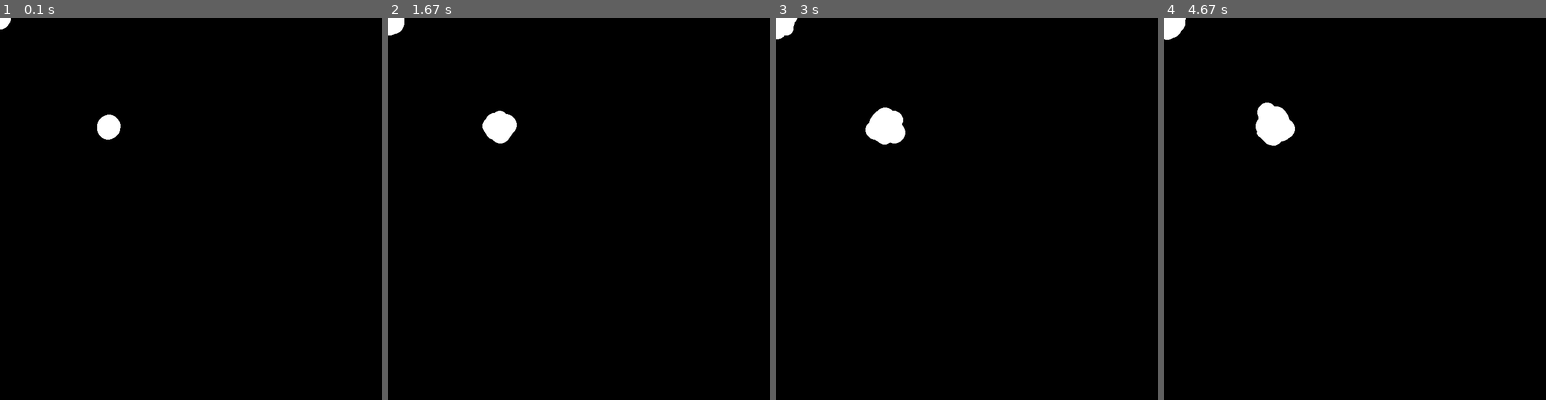
Above: before the commit, frames 1-4 (left to right).
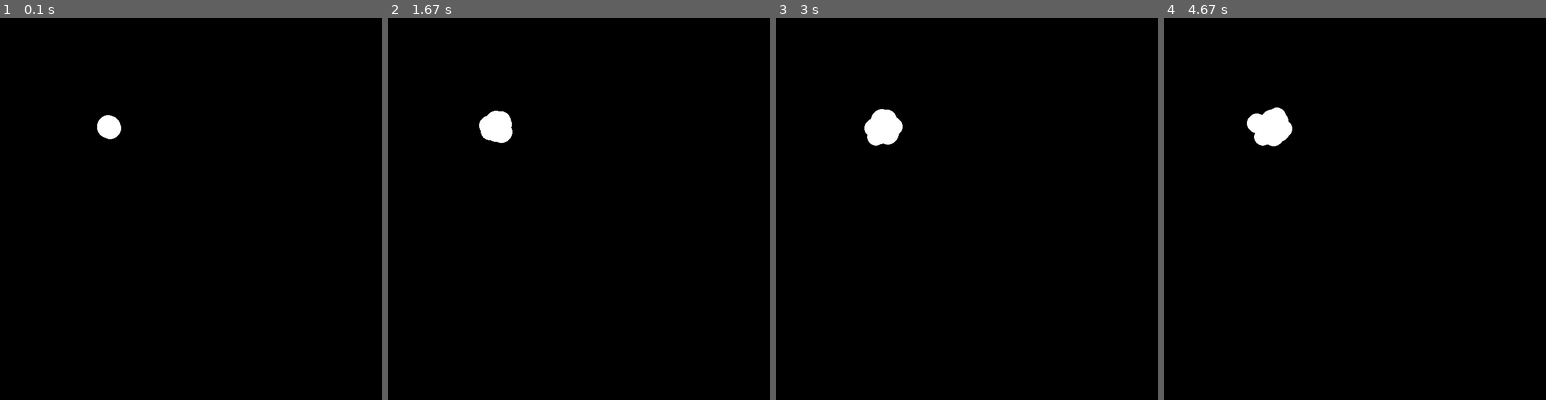
Above: after the commit, the same moments.

Repository: sagieppel/PyGame2
Game: pygame game, started from Lesson4.py
The game is run twice, just before and just after one commit, with the same random seed, the same clock (stepped at 60 frames per second) and the same inputs.
Inputs:
- Up to frame 1 (0.1 s): no input
- Up to frame 2 (1.67 s): no input
- Up to frame 3 (3 s): no input
- Up to frame 4 (4.67 s): no input

The runs differ from the first frame. In frame 1, less than 0.1% of the frame differs, in the area x 0-32%, y 0-32%; in frame 2, 0.3%; in frame 3, 0.4%; in frame 4, 0.6%, in the area x 0-35%, y 0-34%.

Commit message:
Update Lesson4.py

Diff:
--- a/Lesson4.py
+++ b/Lesson4.py
@@ -32,8 +32,6 @@
 
     pygame.event.get()
     x,y = pygame.mouse.get_pos()
-    circle = create(x, y)
-    ar.append(circle)
 
     pygame.Surface.fill(screen,(0,0,0))
     for circle in ar:
